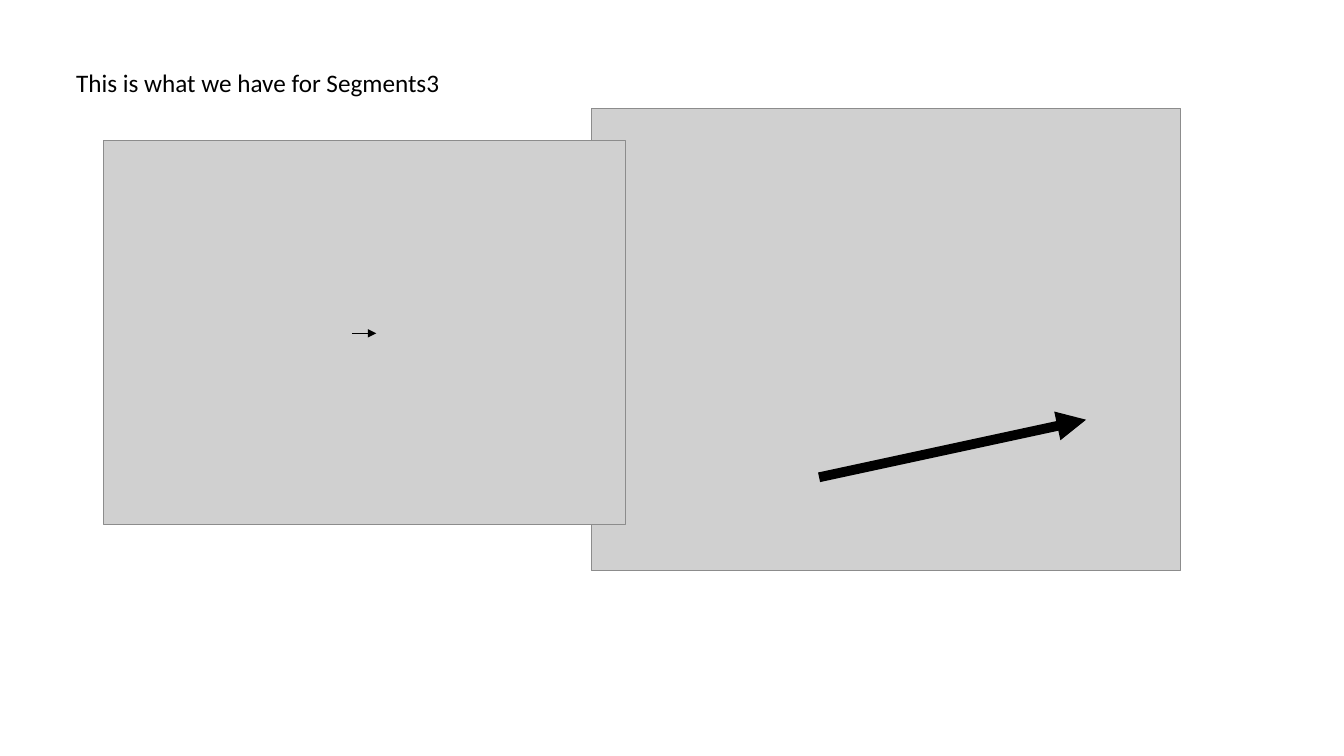
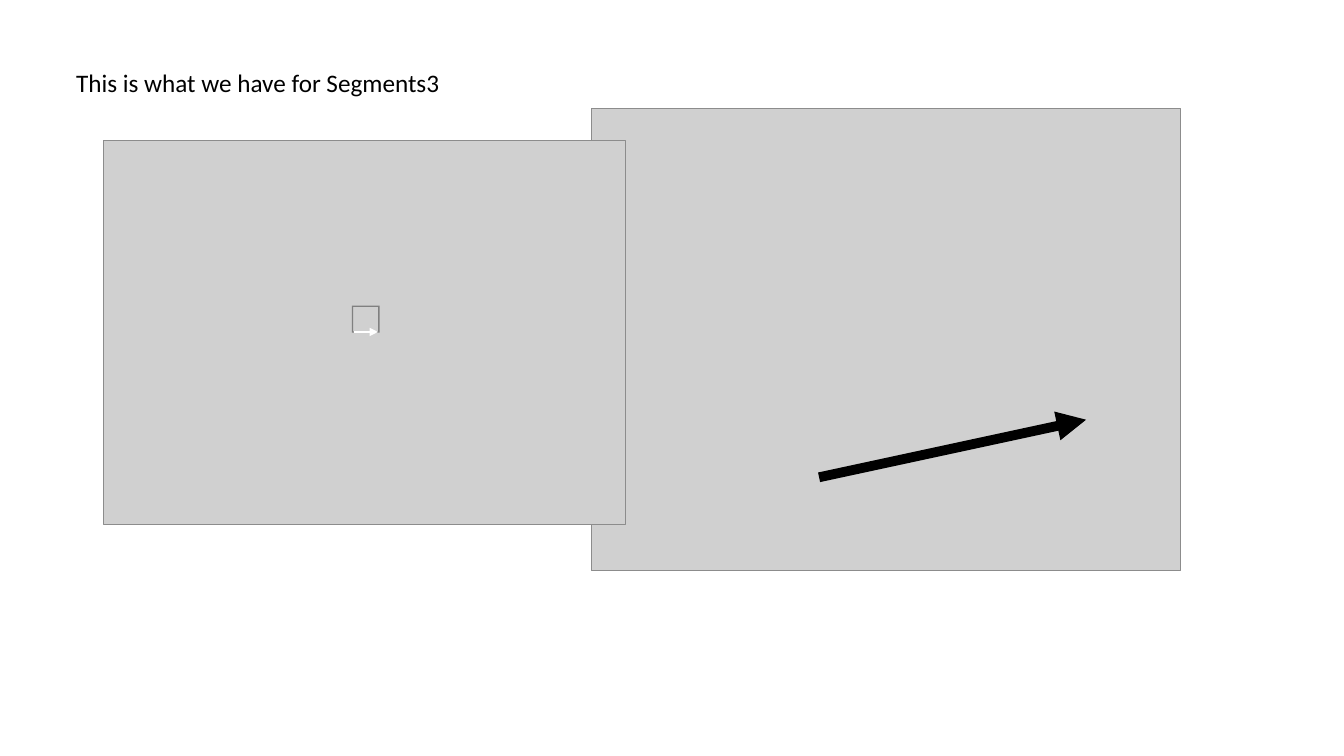
Before and after one commit to upschemistry/icecontinuum, a slide deck: slide 9 of Sample code/Figure 3. SEM and GNBF retrieval/Figure - GNBF retrieval.pptx. Drawn at 1344x756 pixels with LibreOffice and Linux fonts; fonts in the diff are those of the drawing; grey boxes stand for pictures. Boxes give left, top, right and bottom in pixels: in the first picture for what was removed or moved away, otherwise in the second. Text is boxed around its words. In the diff, an @@ line names an element or a change of style, - is before the commit and + after.

```diff
--- a/Sample code/Figure 3. SEM and GNBF retrieval/Figure - GNBF retrieval.pptx
+++ b/Sample code/Figure 3. SEM and GNBF retrieval/Figure - GNBF retrieval.pptx
@@ frame added at bbox=[352, 306, 379, 333], fill #808080 @@
@@ arrow (354, 332) - (378, 332): stroke #000000 1 pt to #FFFFFF 1 pt @@
```
Also in this commit, not shown: 1 other slide changed, 32 other files.
